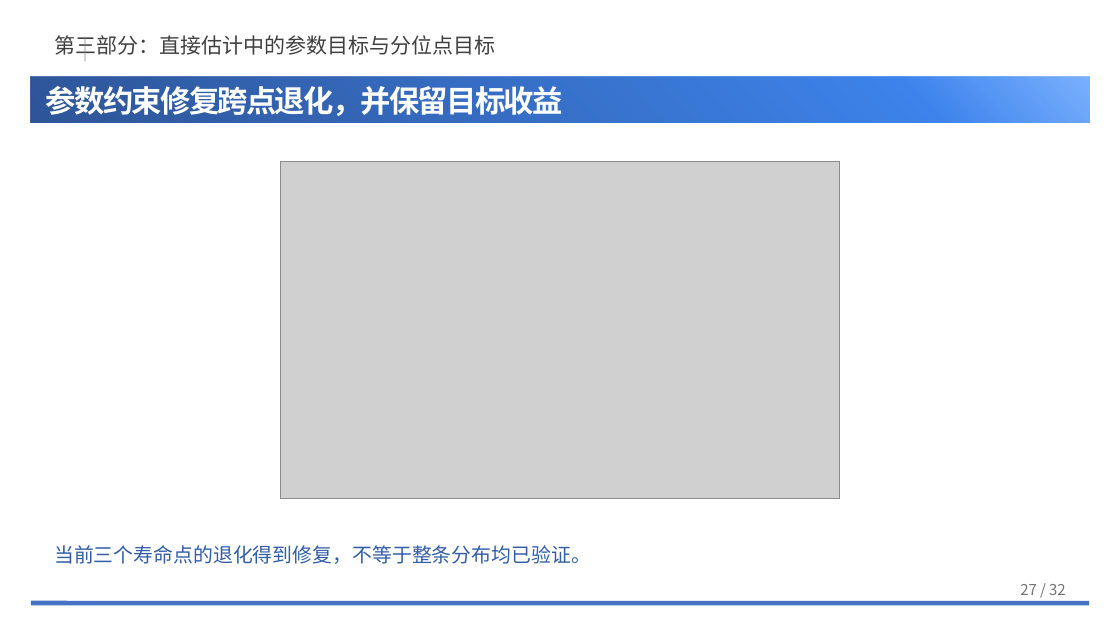
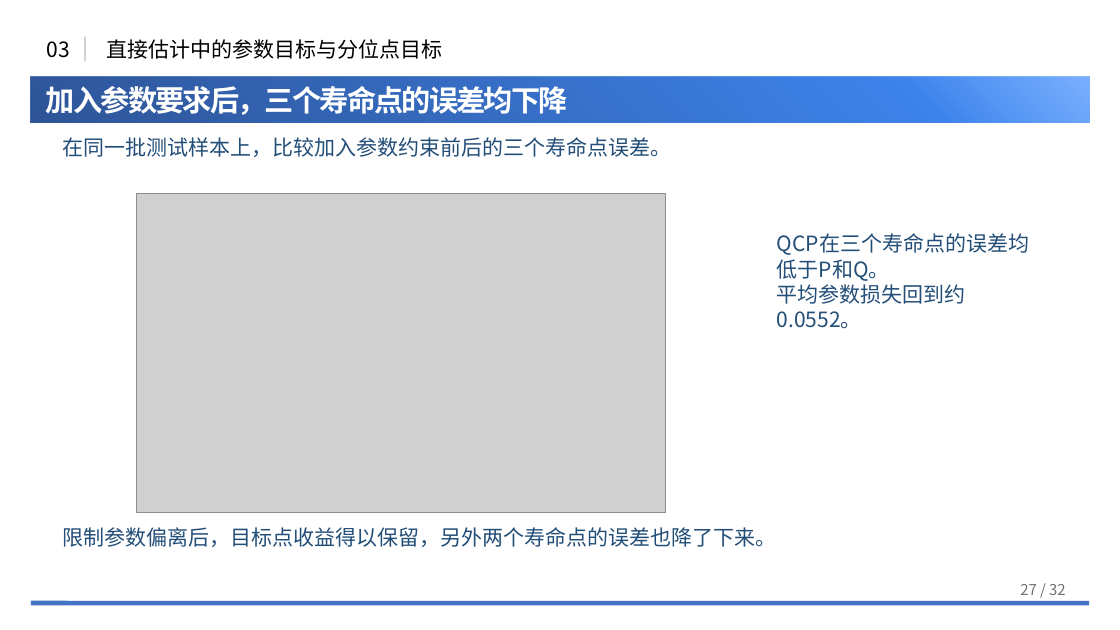
Before and after one commit to NEUwpy/weibull.work, a slide deck: slide 27 of docs/组会汇报/2026-09-三项研究更新汇报/260907组会.pptx. Drawn at 1120x630 pixels with LibreOffice and Linux fonts; fonts in the diff are those of the drawing; grey boxes stand for pictures; background and template pictures are left out. Boxes give left, top, right and bottom in pixels: in the first picture for what was removed or moved away, otherwise in the second. Text is boxed around its words. In the diff, an @@ line names an element or a change of style, - is before the commit and + after.

```diff
--- a/docs/组会汇报/2026-09-三项研究更新汇报/260907组会.pptx
+++ b/docs/组会汇报/2026-09-三项研究更新汇报/260907组会.pptx
@@ text added at box(46, 41, 69, 58), 18 pt, text #000000 @@
+03
@@ text at box(106, 39, 442, 59): text changed; text colour #404040 to #000000 @@
-第三部分：直接估计中的参数目标与分位点目标
+直接估计中的参数目标与分位点目标
@@ text at box(46, 86, 568, 115): text changed; size 26 to 25 pt @@
-参数约束修复跨点退化，并保留目标收益
+加入参数要求后，三个寿命点的误差均下降
@@ text added at box(63, 137, 672, 157), 18 pt, text #234E78 @@
+在同一批测试样本上，比较加入参数约束前后的三个寿命点误差。
@@ picture: place and size @@
-picture at box(281, 162, 839, 499)
+picture at box(136, 193, 665, 513)
@@ text added at box(777, 259, 966, 329), 18 pt, text #234E78 @@
+QCP在三个寿命点的误差均低于P和Q。
+平均参数损失回到约0.0552。
@@ text added at box(63, 527, 777, 547), 18 pt, text #234E78 @@
+限制参数偏离后，目标点收益得以保留，另外两个寿命点的误差也降了下来。
@@ text removed at box(54, 545, 591, 564) @@
-当前三个寿命点的退化得到修复，不等于整条分布均已验证。
```
Also in this commit, not shown: 27 other slides changed, 3 slides added, 3 slides removed, 4 other files.
